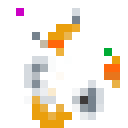
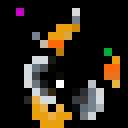
Before/after of a w=128, h=128 layered artwork. What changed in the layer stack:
showed "Background" over box(0, 0, 128, 128)
